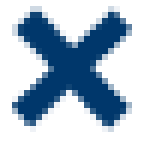
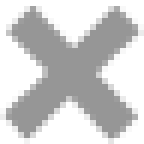
Layer changes from the first w=144, h=144 image to the second:
added layer "×" (1st of 3) above "×" over [0, 6, 144, 144]
hid "×" (2nd of 3) over [12, 6, 132, 132]
